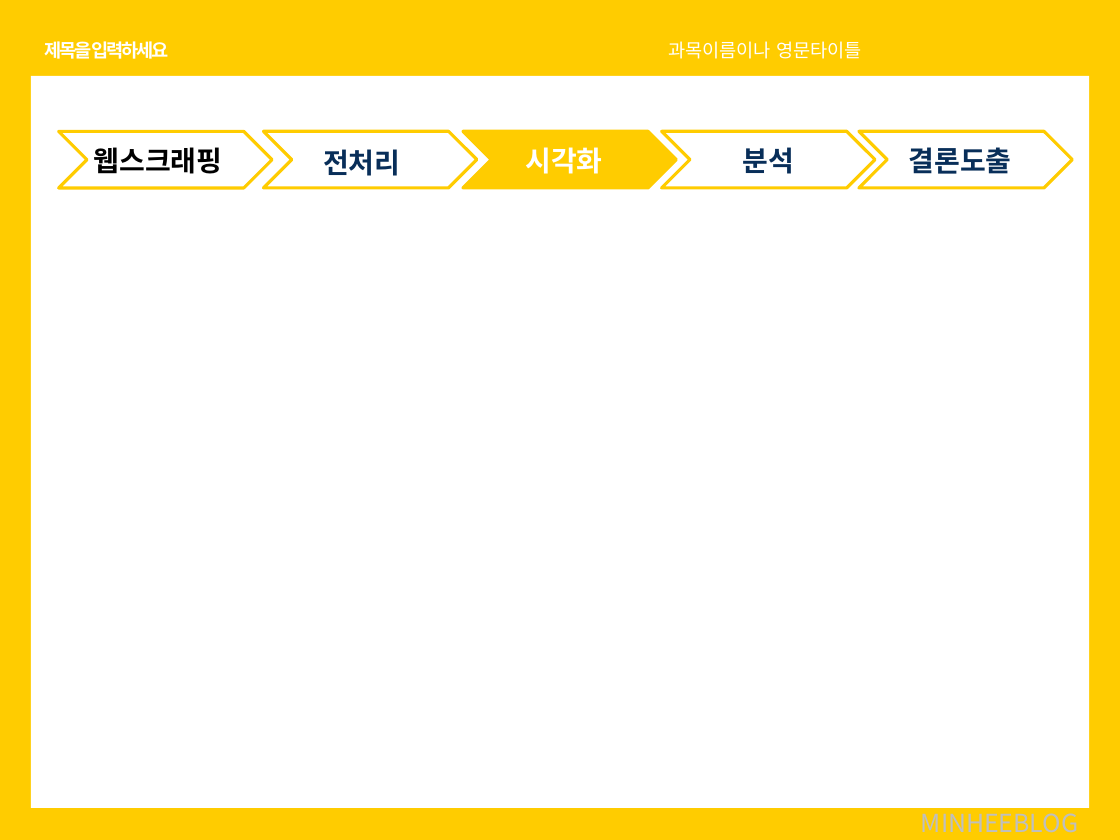
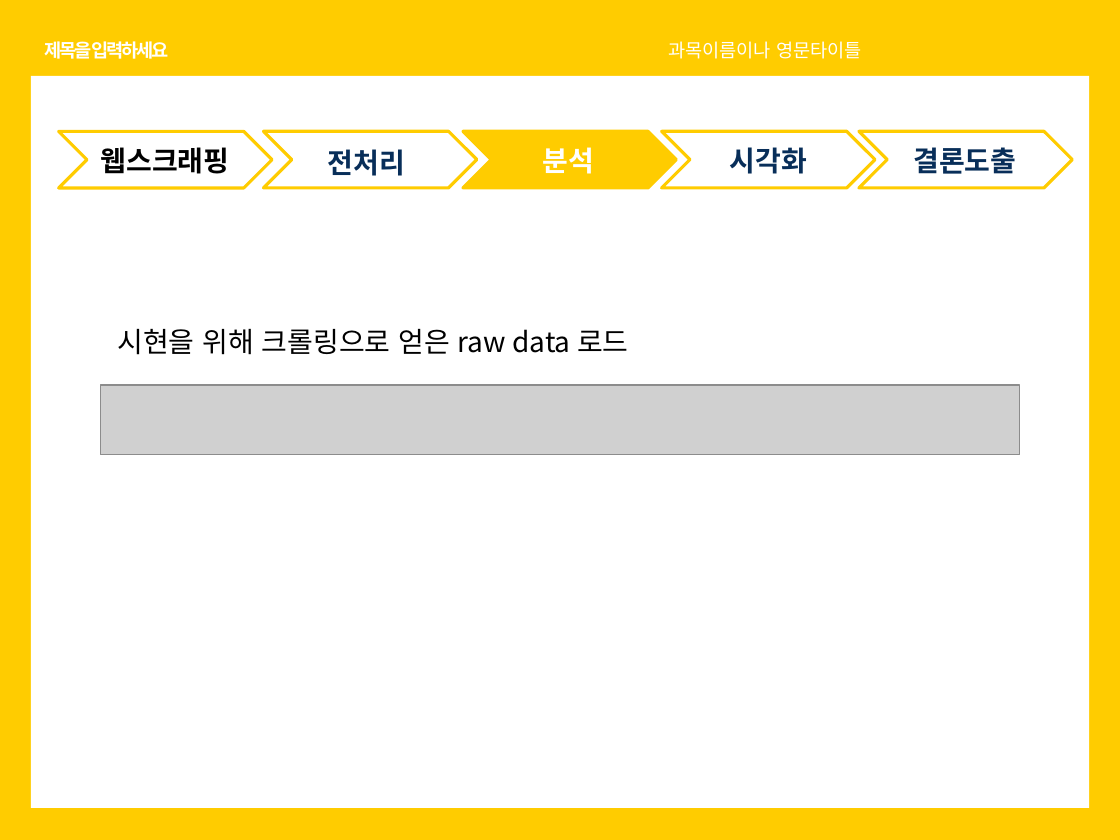
Before and after one commit to soothingni/PROJECT1, a slide deck: slide 29 of 치즈.pptx (slide 19 before the commit). Drawn at 1120x840 pixels with LibreOffice and Linux fonts; fonts in the diff are those of the drawing; grey boxes stand for pictures. Boxes give left, top, right and bottom in pixels: in the first picture for what was removed or moved away, otherwise in the second. Text is boxed around its words. In the diff, an @@ line names an element or a change of style, - is before the commit and + after.

Commit message:
분석 전까지

```diff
--- a/치즈.pptx
+++ b/치즈.pptx
@@ alignment left to centre in 3 elements at <box>101,147,230,174</box>, <box>913,147,1016,174</box>, <box>328,149,405,176</box> @@
@@ text at <box>543,147,595,174</box>: text changed @@
-시각화
+분석
@@ text at <box>730,147,807,174</box>: text changed @@
-분석
+시각화
@@ text added at <box>117,329,629,355</box>, 18 pt, text #000000 @@
+시현을 위해 크롤링으로 얻은 raw data 로드
@@ picture added at <box>101,385,1020,455</box> @@
@@ text removed at <box>921,806,1078,833</box> @@
-MINHEEBLOG
```
Also in this commit, not shown: 21 other slides changed, 20 slides added.
